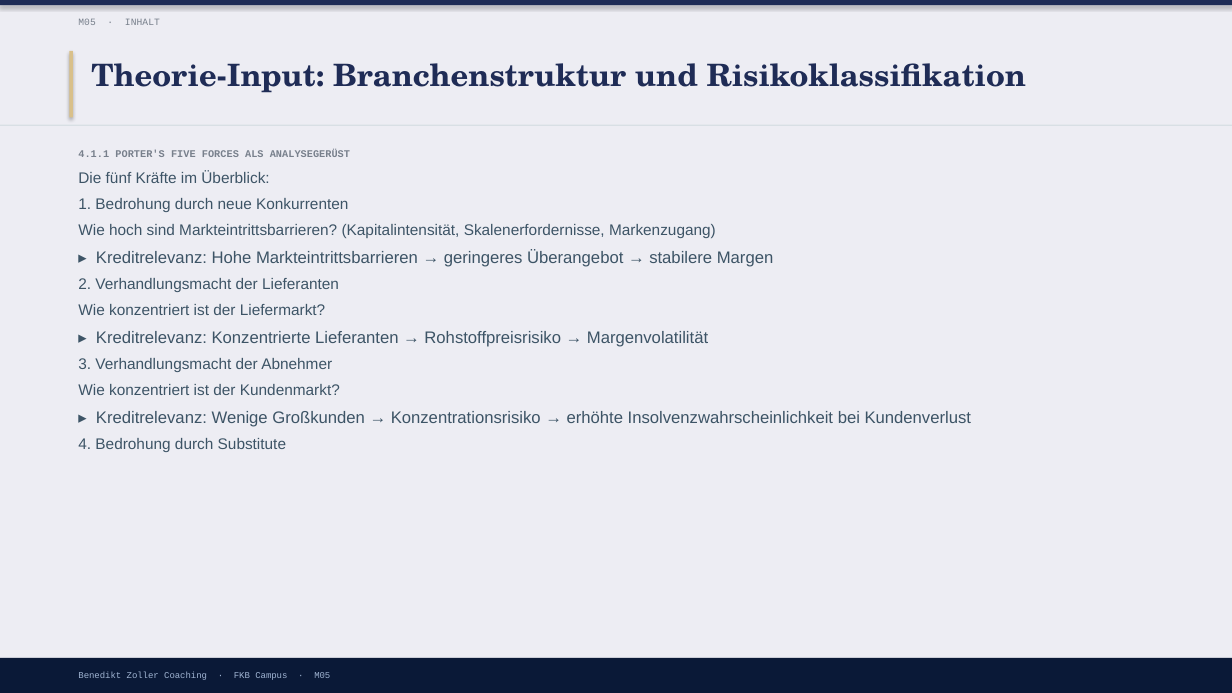
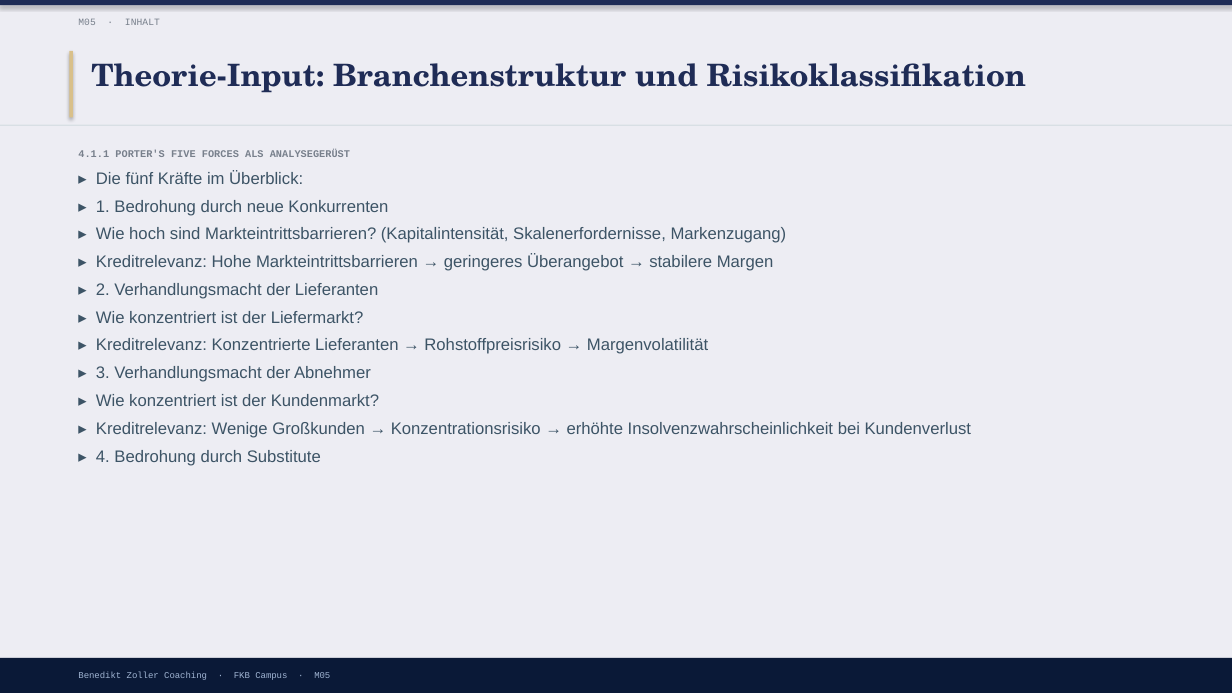
Before and after one commit to ck5rqc47pr-byte/firmenkundenakademie-online, a slide deck: slide 5 of protected-downloads/praesentation/M05.pptx. Drawn at 1232x693 pixels with LibreOffice and Linux fonts; fonts in the diff are those of the drawing. Boxes give left, top, right and bottom in pixels: in the first picture for what was removed or moved away, otherwise in the second. Text is boxed around its words. In the diff, an @@ line names an element or a change of style, - is before the commit and + after.

```diff
--- a/protected-downloads/praesentation/M05.pptx
+++ b/protected-downloads/praesentation/M05.pptx
@@ text at (96, 170, 787, 243): text changed; size 12 to 13 pt @@
-Die fünf Kräfte im Überblick:
-1. Bedrohung durch neue Konkurrenten
-Wie hoch sind Markteintrittsbarrieren? (Kapitalintensität, Skalenerfordernisse, Markenzugang)
+▸ Die fünf Kräfte im Überblick:
+▸ 1. Bedrohung durch neue Konkurrenten
+▸ Wie hoch sind Markteintrittsbarrieren? (Kapitalintensität, Skalenerfordernisse, Markenzugang)
@@ text at (96, 283, 378, 323): text changed; size 12 to 13 pt @@
-2. Verhandlungsmacht der Lieferanten
-Wie konzentriert ist der Liefermarkt?
+▸ 2. Verhandlungsmacht der Lieferanten
+▸ Wie konzentriert ist der Liefermarkt?
@@ text at (96, 366, 379, 406): text changed; size 12 to 13 pt @@
-3. Verhandlungsmacht der Abnehmer
-Wie konzentriert ist der Kundenmarkt?
+▸ 3. Verhandlungsmacht der Abnehmer
+▸ Wie konzentriert ist der Kundenmarkt?
@@ text at (96, 450, 321, 466): text changed; size 12 to 13 pt @@
-4. Bedrohung durch Substitute
+▸ 4. Bedrohung durch Substitute
```
Also in this commit, not shown: 5 other slides changed, 5 slides added, 1 slide removed, 21 other files.
